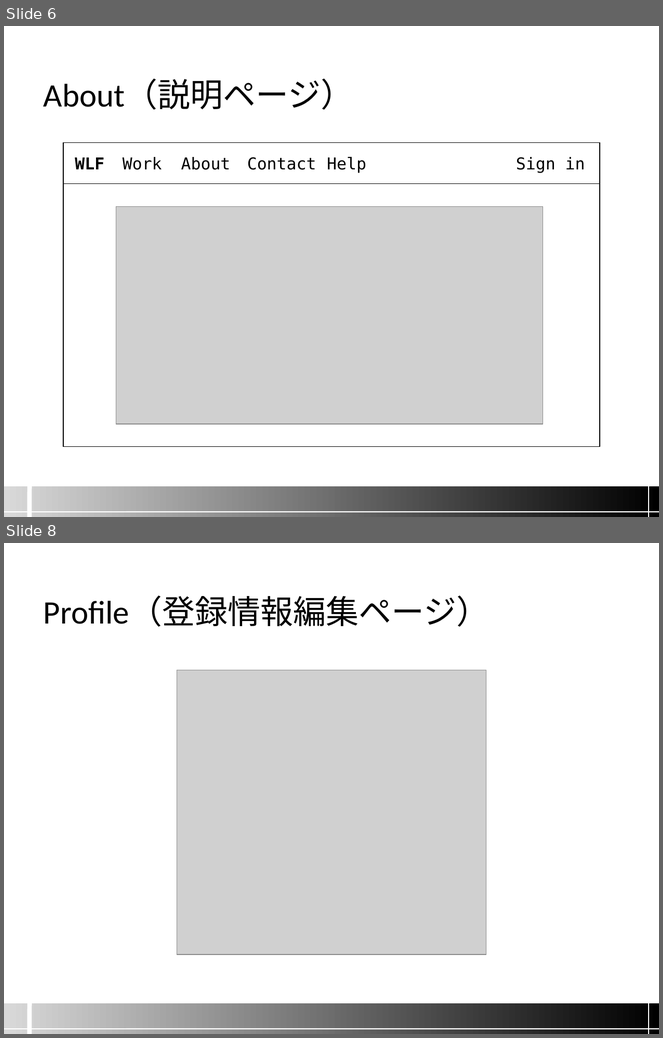
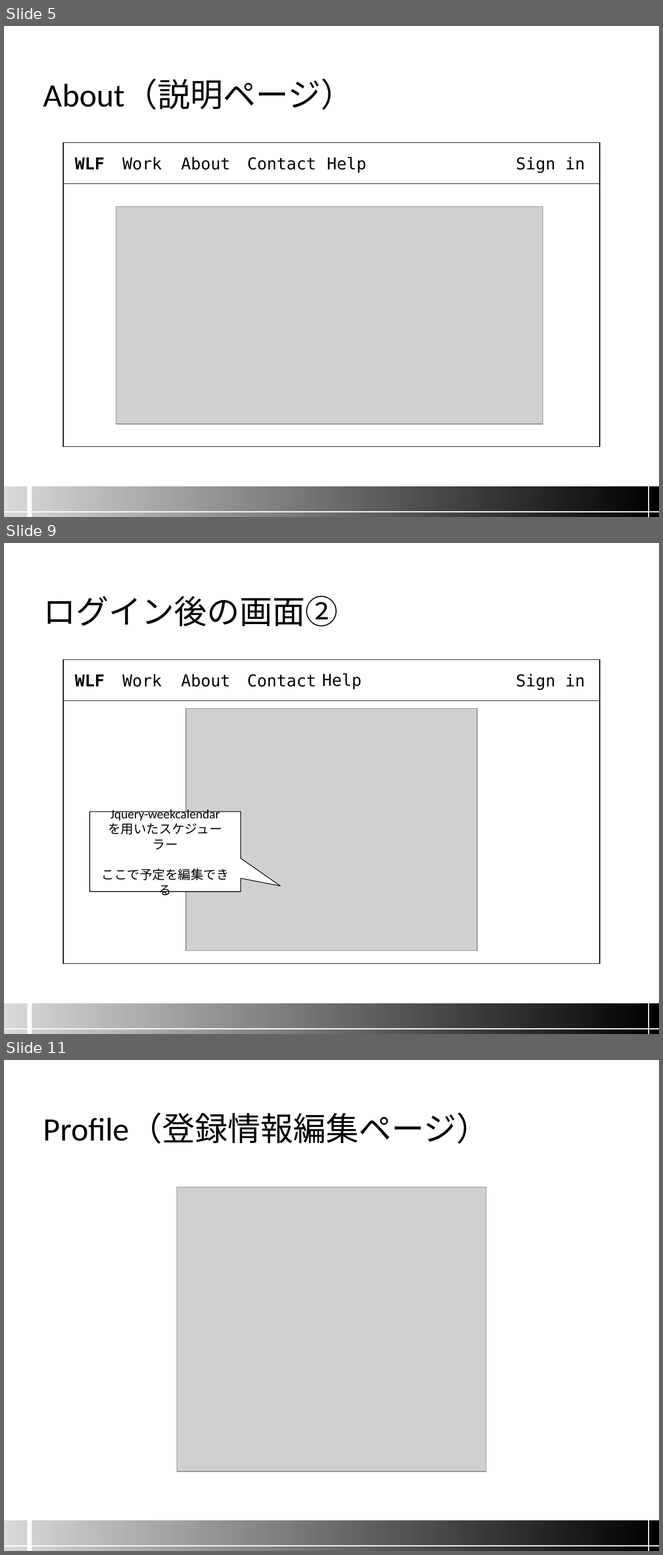
Before and after one commit to namazu510/team-a, a slide deck: screen_image/04.画面設計.pptx. Shown one above the other, each under a label of ours: slides 6 and 8 before the commit, slides 5, 9 and 11 after it; the slides between them are not shown. The pictures are 663x1038 and 663x1555 pixels, drawn with LibreOffice and Linux fonts; fonts in the diff are those of the drawing; grey boxes stand for pictures; background and template pictures are left out. Boxes give left, top, right and bottom in pixels: in the first picture for what was removed or moved away, otherwise in the second. Text is boxed around its words. In the diff, an @@ line names an element or a change of style, - is before the commit and + after.

Commit message:
画面設計パワポの変更

```diff
--- a/screen_image/04.画面設計.pptx
+++ b/screen_image/04.画面設計.pptx
@@ slide 9 added at [4, 543, 659, 1034], background #FFFFFF; not listed: 6 template elements that a slide beside it also shows @@
@@ title added at [44, 596, 338, 627], 36 pt, text #000000 @@
+ログイン後の画面②
@@ rectangle added at [64, 659, 600, 964], fill #FFFFFF, outline #000000 0.75 pt @@
@@ rectangle added at [64, 659, 600, 701], fill #FFFFFF, outline #000000 0.75 pt @@
@@ rectangle added at [66, 667, 113, 693], fill #FFFFFF, outline #FFFFFF 0.75 pt, 18 pt, text #000000, bold @@
+WLF
@@ text added at [123, 674, 162, 687], 18 pt, text #000000 @@
+Work
@@ text added at [181, 674, 231, 687], 18 pt, text #000000 @@
+About
@@ text added at [247, 674, 317, 687], 18 pt, text #000000 @@
+Contact
@@ text added at [322, 674, 362, 690], 18 pt, text #000000 @@
+Help
@@ text added at [516, 674, 585, 690], 18 pt, text #000000 @@
+Sign in
@@ picture added at [186, 709, 477, 951] @@
@@ speech box added at [90, 812, 241, 891], fill #FFFFFF, outline #000000 0.75 pt, 14 pt, text #000000 @@
+Jquery-weekcalendar
+を用いたスケジューラー
+ここで予定を編集できる
@@ what was slide 6 is now slide 5 @@
@@ what was slide 8 is now slide 11 @@
```
Also in this commit, not shown: 5 slides changed, 1 other slide added, 7 other files.
